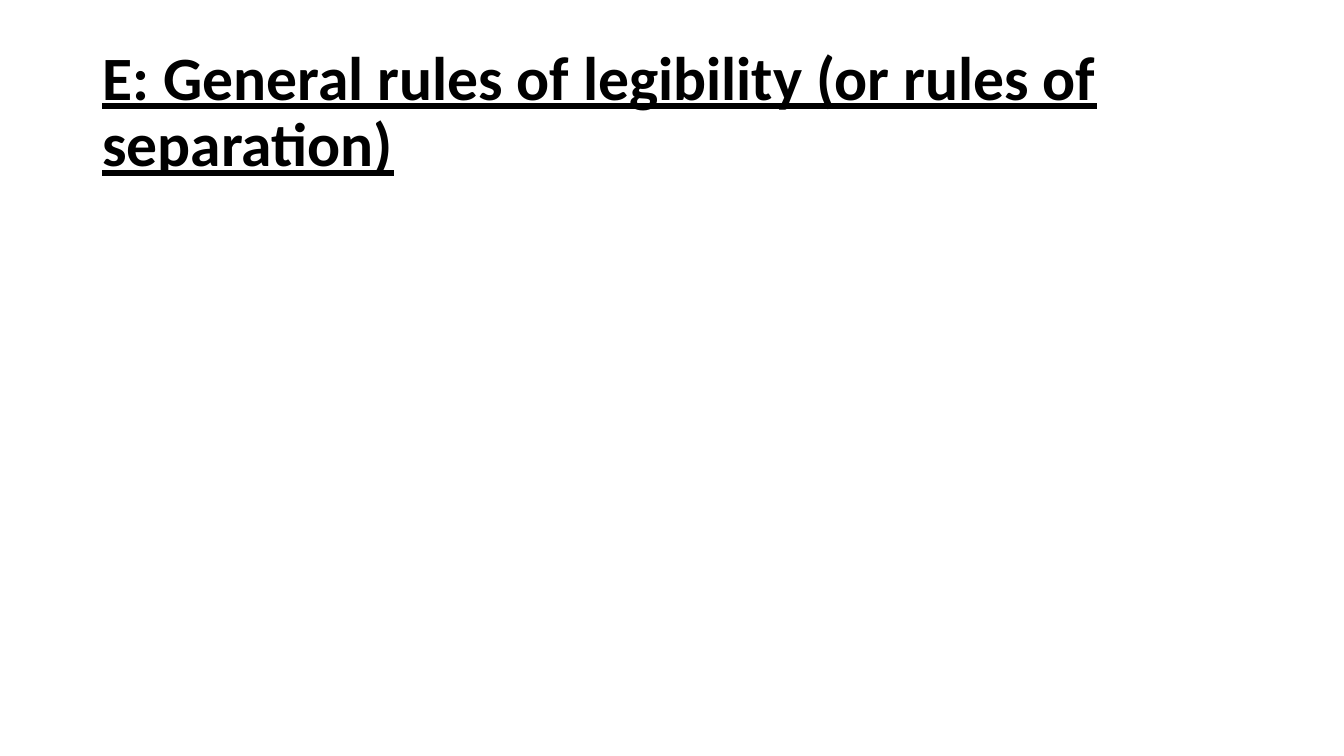
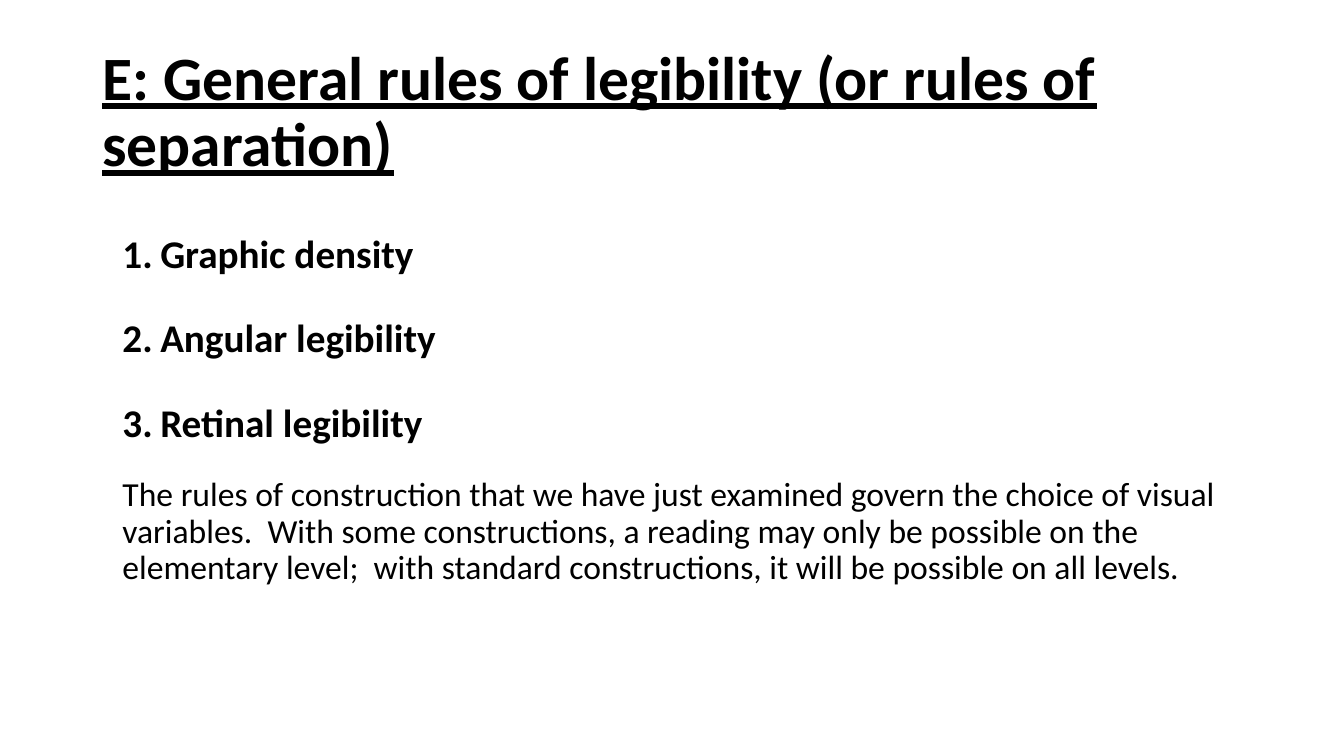
Before and after one commit to Jiaxin-yyjx/Visualization-D3.js-Lab, a slide deck: slide 25 of midterm/SoMSummery.pptx. Drawn at 1344x756 pixels with LibreOffice and Linux fonts; fonts in the diff are those of the drawing. Boxes give left, top, right and bottom in pixels: in the first picture for what was removed or moved away, otherwise in the second. Text is boxed around its words. In the diff, an @@ line names an element or a change of style, - is before the commit and + after.

```diff
--- a/midterm/SoMSummery.pptx
+++ b/midterm/SoMSummery.pptx
@@ text added at bbox=[122, 240, 1214, 585], 24 pt, text #000000 @@
+1. Graphic density
+2. Angular legibility
+3. Retinal legibility
+The rules of construction that we have just examined govern the choice of visual variables. With some constructions, a reading may only be possible on the elementary level; with standard constructions, it will be possible on all levels.
```
Also in this commit, not shown: 7 other slides changed, 5 slides added, 8 slides removed.
